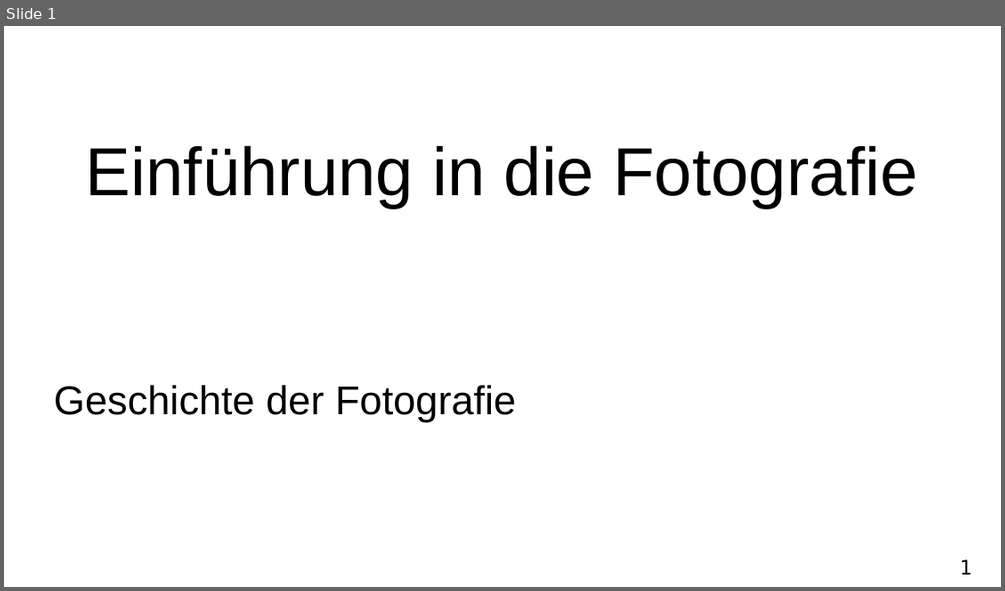
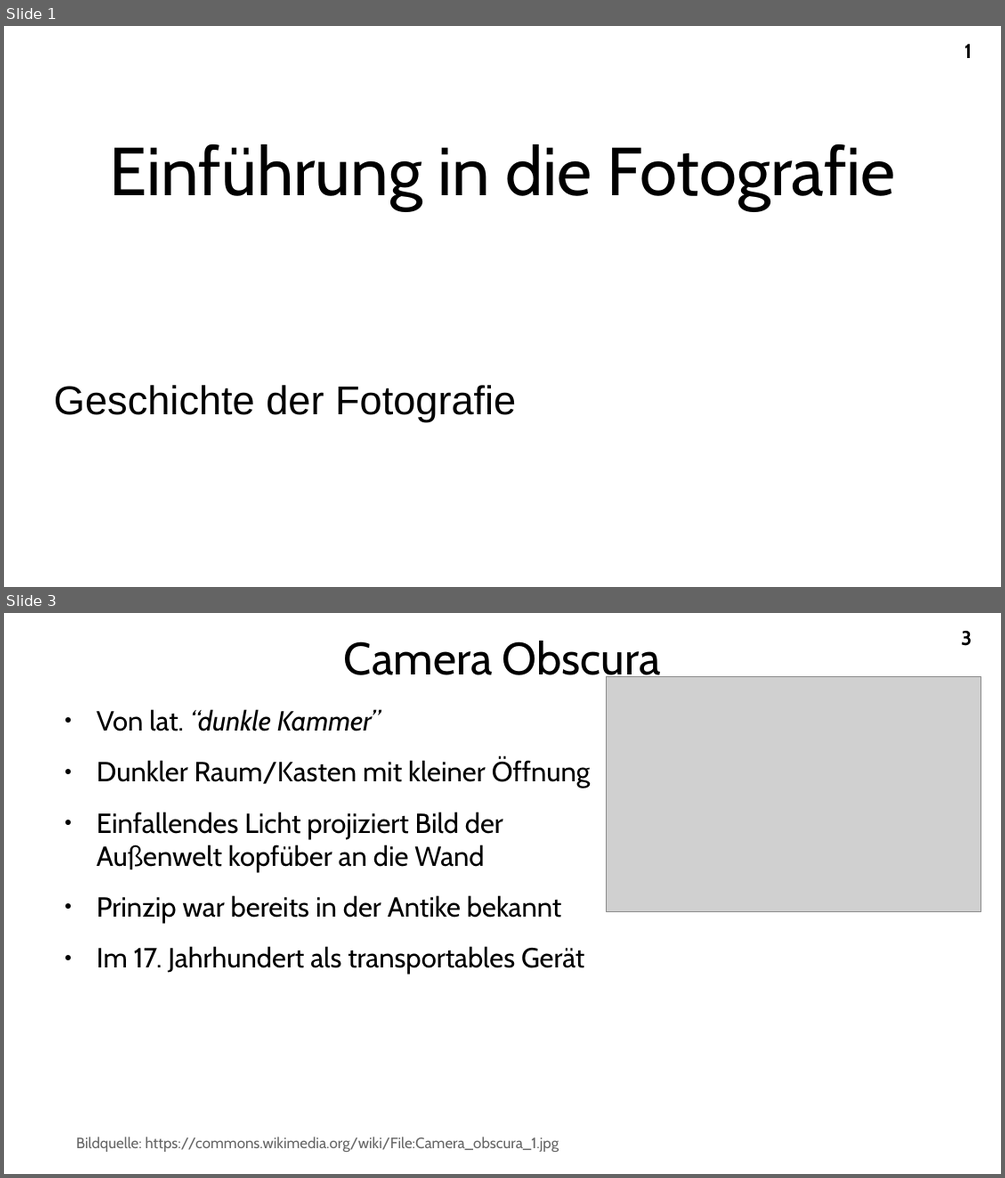
Before and after one commit to A-Schmid/PhotographyCourse, a slide deck: slides_de/history.odp. Shown one above the other, each under a label of ours: slide 1 before the commit, slides 1 and 3 after it; the slides between them are not shown. The pictures are 1005x591 and 1005x1178 pixels, drawn with LibreOffice and Linux fonts; fonts in the diff are those of the drawing; grey boxes stand for pictures. Boxes give left, top, right and bottom in pixels: in the first picture for what was removed or moved away, otherwise in the second. Text is boxed around its words. In the diff, an @@ line names an element or a change of style, - is before the commit and + after.

```diff
--- a/slides_de/history.odp
+++ b/slides_de/history.odp
@@ slide 3 added at [4,613,1001,1174], background #FFFFFF; not listed: 1 template element that a slide beside it also shows @@
@@ title added at [344,641,661,684], 36 pt, text #000000 @@
+Camera Obscura
@@ picture added at [607,676,981,911] @@
@@ text added at [97,709,591,974], 22 pt, text #000000 @@
+● Von lat. “dunkle Kammer”
+● Dunkler Raum/Kasten mit kleiner Öffnung
+● Einfallendes Licht projiziert Bild der Außenwelt kopfüber an die Wand
+● Prinzip war bereits in der Antike bekannt
+● Im 17. Jahrhundert als transportables Gerät
@@ text added at [76,1136,559,1151], 12 pt, text #666666 @@
+Bildquelle: https://commons.wikimedia.org/wiki/File:Camera_obscura_1.jpg
@@ slide 1 changed as well @@
@@ title "Einführung in die Fotografie" at [109,144,896,210]: font Arial to Cabin @@
@@ page number: place and size @@
-page number at [960,559,972,574]
+page number at [964,44,971,58]
@@ page number at [964,44,971,58]: font DejaVu Sans Mono to Cabin, bold on @@
```
Also in this commit, not shown: 6 other slides added, 1 slide removed, 1 other file.
